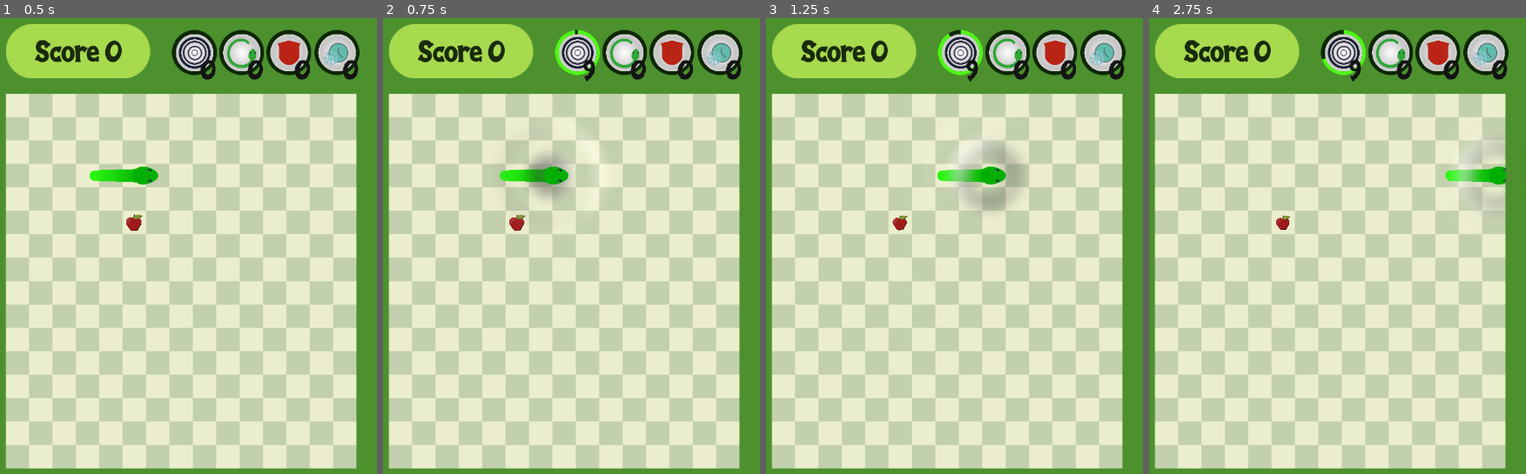
Above: before the commit, frames 1-4 (left to right).
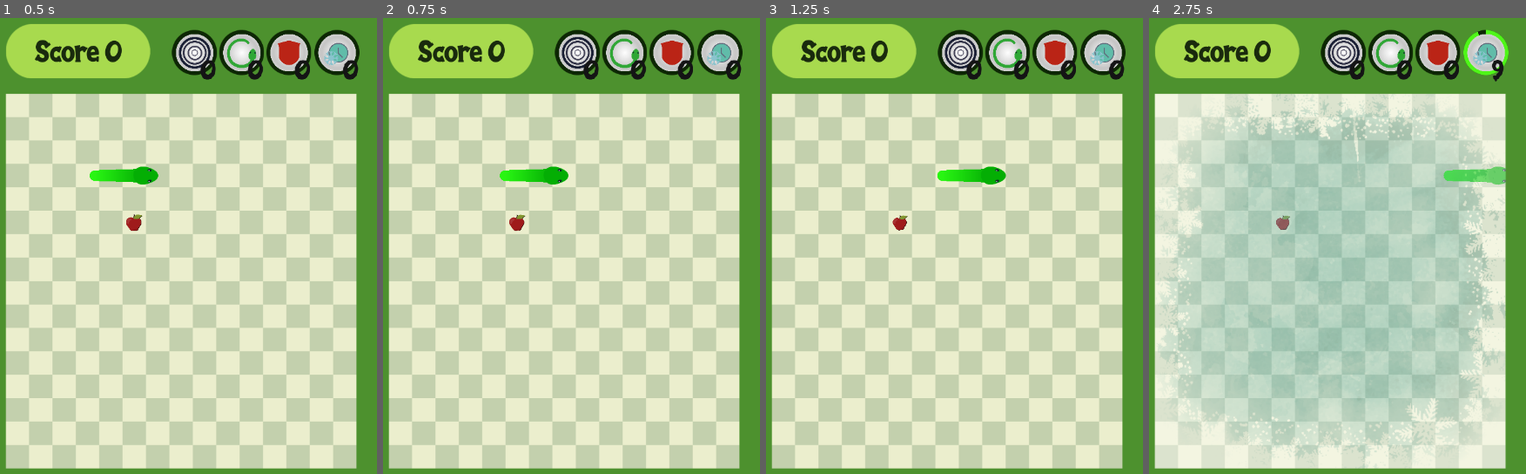
Above: after the commit, the same moments.

Repository: allanbts17/snakeMobile
Game: Godot game, scene res://game.tscn
Same seed, same stepped clock (60 frames per second), same inputs: the game is played once before the commit and once after it. The engine's default icon, where the game draws it, is replaced by a stand-in: a white triangle on a blue panel in a dark square.
Inputs (mouse positions are in pixels of both pictures, inside the frame that each line leads up to):
- Up to frame 1 (0.5 s): no input
- Up to frame 2 (0.75 s): move the mouse to (650, 323) at 0.52 s; tap Keypad 1 (1) at 0.6 s; click (650, 323) at 0.67 s
- Up to frame 3 (1.25 s): tap Keypad 2 (2) at 0.8 s
- Up to frame 4 (2.75 s): drag from (1250, 396) to (1284, 223) at 1.27 s; move the mouse to (1367, 204) at 2.02 s; tap Keypad 3 (3) at 2.1 s; click (1367, 204) at 2.17 s; tap Keypad 4 (4) at 2.3 s

Frame 1 is identical in both runs. In frame 2, 1.0% of the frame differs, in the area x 38-58%, y 2-40%; in frame 3, 1.5%; in frame 4, 51%, in the area x 1-96%, y 2-99%.

Commit message:
feat: add slow down powerup

Diff:
--- a/game.tscn
+++ b/game.tscn
@@ -28,6 +28,7 @@
 [ext_resource path="res://assets/food/mouse.png" type="Texture" id=26]
 [ext_resource path="res://scripts/mouse.gd" type="Script" id=27]
 [ext_resource path="res://icon.png" type="Texture" id=28]
+[ext_resource path="res://assets/background/freeze_effect.png" type="Texture" id=29]
 
 [sub_resource type="Shader" id=23]
 code = "shader_type canvas_item;
@@ -199,6 +200,38 @@
 radius = 4.99796
 height = 8.0
 
+[sub_resource type="Animation" id=27]
+resource_name = "hide"
+length = 0.3
+tracks/0/type = "value"
+tracks/0/path = NodePath(".:modulate")
+tracks/0/interp = 1
+tracks/0/loop_wrap = true
+tracks/0/imported = false
+tracks/0/enabled = true
+tracks/0/keys = {
+"times": PoolRealArray( 0, 0.3 ),
+"transitions": PoolRealArray( 1, 1 ),
+"update": 0,
+"values": [ Color( 1, 1, 1, 1 ), Color( 1, 1, 1, 0 ) ]
+}
+
+[sub_resource type="Animation" id=28]
+resource_name = "show"
+length = 0.3
+tracks/0/type = "value"
+tracks/0/path = NodePath(".:modulate")
+tracks/0/interp = 1
+tracks/0/loop_wrap = true
+tracks/0/imported = false
+tracks/0/enabled = true
+tracks/0/keys = {
+"times": PoolRealArray( 0, 0.3 ),
+"transitions": PoolRealArray( 1, 1 ),
+"update": 0,
+"values": [ Color( 1, 1, 1, 0 ), Color( 1, 1, 1, 1 ) ]
+}
+
 [sub_resource type="RectangleShape2D" id=15]
 extents = Vector2( 10, 343.855 )
 
@@ -452,6 +485,19 @@
 __meta__ = {
 "_edit_group_": true
 }
+
+[node name="freeze_effect" type="Node2D" parent="game_board"]
+modulate = Color( 1, 1, 1, 0 )
+position = Vector2( -37, -150 )
+
+[node name="freeze" type="Sprite" parent="game_board/freeze_effect"]
+position = Vector2( 358.631, 491.1 )
+scale = Vector2( 0.903034, 0.905091 )
+texture = ExtResource( 29 )
+
+[node name="AnimationPlayer" type="AnimationPlayer" parent="game_board/freeze_effect"]
+anims/hide = SubResource( 27 )
+anims/show = SubResource( 28 )
 
 [node name="border" type="Area2D" parent="game_board"]
 __meta__ = {
--- a/scripts/global.gd
+++ b/scripts/global.gd
@@ -266,8 +266,14 @@
 var apple_normal_pos
 var scarce_normal_pos
 
+#slow down power
+var slow_down = false
+var speed_divider = 0.5
+var temporal_speed
+
 onready var apple: Area2D = get_node("/root/main/game_board/food/apple")
 onready var scarce: Area2D = get_node("/root/main/game_board/food/scarce")
+onready var freeze_player: AnimationPlayer = get_node("/root/main/game_board/freeze_effect/AnimationPlayer")
 
 #Scores
 var apple_score = 1
@@ -324,7 +330,6 @@
 			var atract_effect: Sprite =  get_node("/root/main/game_board/head/atract_effect")
 			atract_effect.visible = true
 			atracting = true
-
 			pass
 		"cut":
 			main.snake_size = main.get_snake_size()
@@ -334,6 +339,11 @@
 			invincibility = true
 			main.make_transparent()
 		"slow_down":
+			freeze_player.play("show")
+			# slow_down = true
+			temporal_speed = speed
+			speed = speed * speed_divider
+			end_speed = speed
 			pass
 	print(power)
 
@@ -351,5 +361,8 @@
 			invincibility = false
 			main.make_transparent()
 		"slow_down":
+			freeze_player.play("hide")
+			speed = temporal_speed
+			end_speed = speed
 			pass
 	power_up_is_active = ""
--- a/scripts/power_ups.gd
+++ b/scripts/power_ups.gd
@@ -114,7 +114,7 @@
 	else:
 		selected_power = power_ups_dict[3]
 	#test
-	selected_power = power_ups_dict[0]
+	#selected_power = power_ups_dict[0]
 
 func set_power_up_range():
 	for x in 4:
--- a/scripts/power_ups_count.gd
+++ b/scripts/power_ups_count.gd
@@ -10,7 +10,7 @@
 onready var tween = get_node("Tween")
 
 func _ready():
-	Global.power_up_counter["attract"] = 10
+	Global.power_up_counter["slow_down"] = 10
 	pass
 
 func _process(delta):
Binary file added: assets/background/freeze_effect.png
Not shown, added: assets/background/freeze_effect.png.import
Not shown: 1 places in game.tscn that only renumber resources
